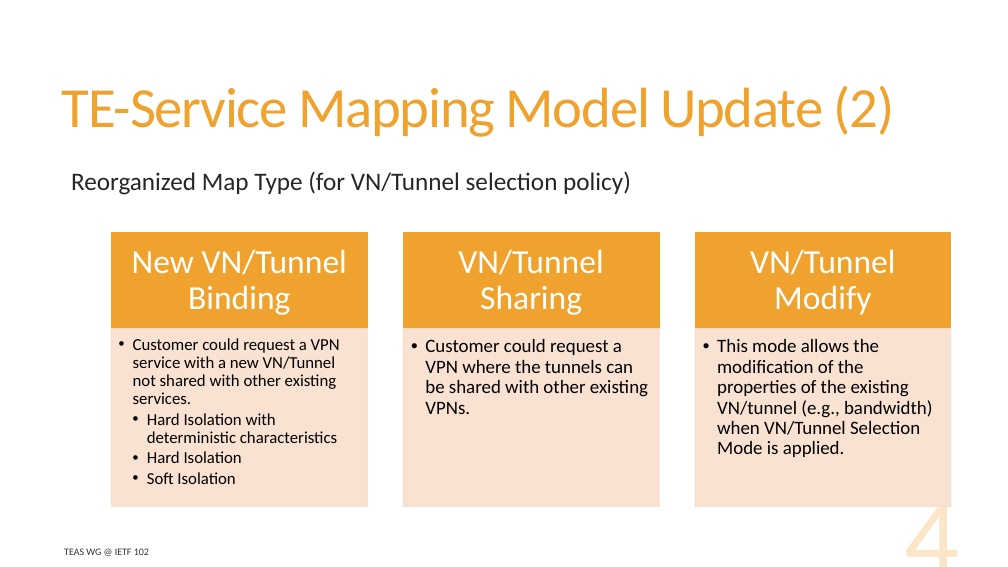
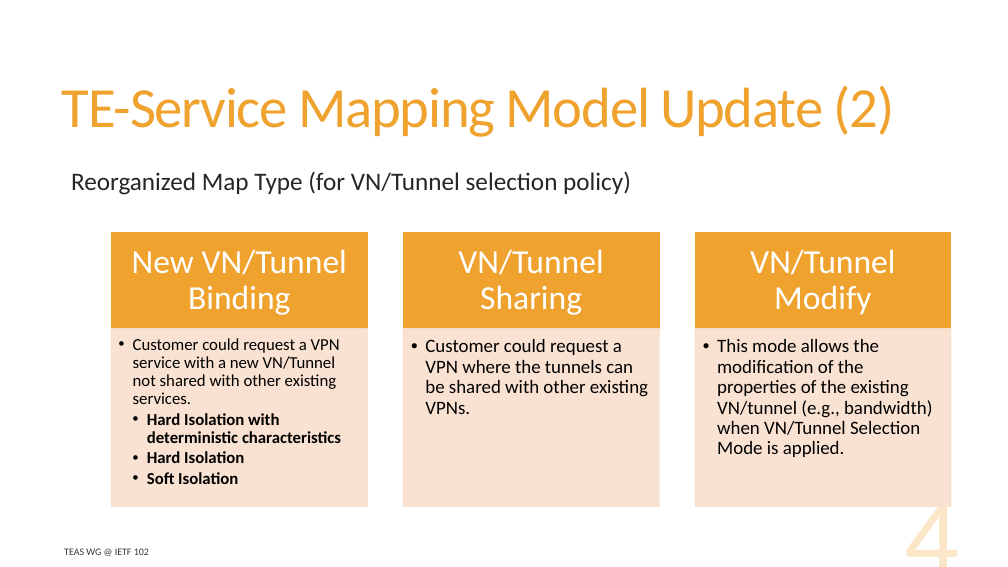
Before and after one commit to dhruvdhody-huawei/102, a slide deck: slide 4 of TEAS_draft-lee-teas-te-service-mapping-yang-08_IETF102-V2.pptx. Drawn at 1008x567 pixels with LibreOffice and Linux fonts; fonts in the diff are those of the drawing. Boxes give left, top, right and bottom in pixels: in the first picture for what was removed or moved away, otherwise in the second. Text is boxed around its words. In the diff, an @@ line names an element or a change of style, - is before the commit and + after.

```diff
--- a/TEAS_draft-lee-teas-te-service-mapping-yang-08_IETF102-V2.pptx
+++ b/TEAS_draft-lee-teas-te-service-mapping-yang-08_IETF102-V2.pptx
@@ text at (x1=147, y1=413, x2=341, y2=484): bold on in "Hard Isolation with deterministic characteristics", "Hard Isolation", "Soft Isolation" @@
```
Also in this commit, not shown: 4 other slides changed, 1 slide added, 2 other files.
